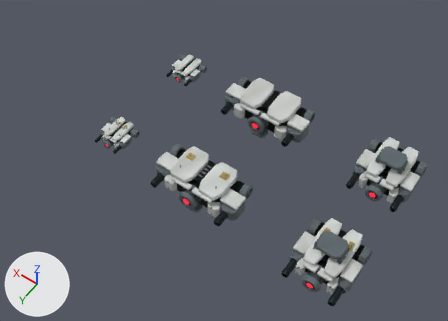
A saved change to the Blender file assets/characters/cultivation-security/cultivation-security.blend.
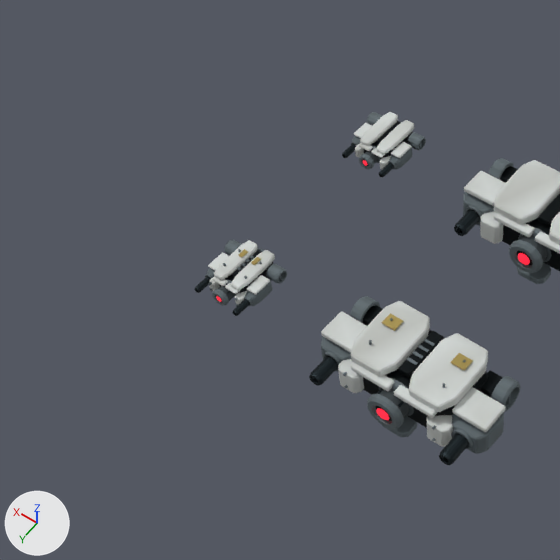
Each version is shown whole from a 50 mm lens placed at (-5.02, 9.43, 16.74), pointed at (2.8, -1.52, -0.46), then close up on the part from 0% to 61% of the width and 0% to 85% of the height. Every picture has the same lights, and +X, +Y and +Z are marked at lower left. The last two pictures show the newer version.

In view in the first close-up: 'CV_ground_distant_armour', 'CV_ground_distant_armourShadow', 'CV_ground_distant_mechanism', 'CV_ground_full_armour', 'CV_ground_full_armourShadow', 'CV_ground_full_barrel', 'CV_ground_full_mechanism', 'CV_lift_distant_armour', 'CV_lift_distant_armourShadow', 'CV_lift_full_armour', 'CV_lift_full_armourShadow' and 9 more.
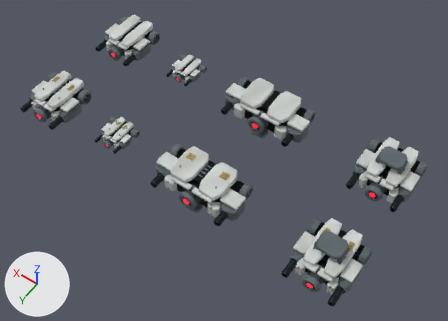
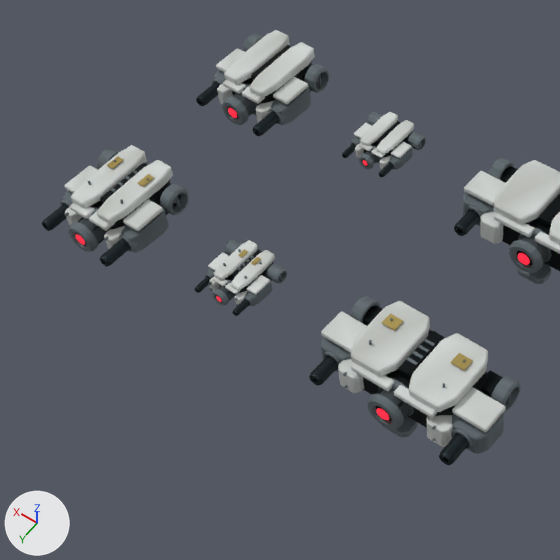
What differs and where, as boxes (x1, y1, x2, y2) in the close-ups (560 x 560 px):
'CV_quarantine_full_armour', added
    after: (64, 145, 173, 249)
'CV_quarantine_distant_armour', added
    after: (216, 30, 315, 122)
'CV_quarantine_full_armourShadow', added
    after: (60, 148, 189, 253)
'CV_quarantine_distant_armourShadow', added
    after: (212, 34, 329, 125)
'CV_quarantine_full_barrel', added
    after: (42, 204, 131, 267)
'CV_quarantine_distant_barrel', added
    after: (196, 82, 280, 136)
'CV_quarantine_full_mechanism', added (mostly hidden)
    after: (76, 163, 181, 244)
'CV_quarantine_distant_mechanism', added (mostly hidden)
    after: (229, 45, 322, 118)
'CV_quarantine_distant_RuntimePupilReference', added
    after: (228, 108, 237, 118)
'CV_quarantine_full_RuntimePupilReference', added
    after: (76, 234, 85, 245)

Patch to the scene script:
```diff
--- a/assets/characters/cultivation-security/cultivation-security.blend.py
+++ b/assets/characters/cultivation-security/cultivation-security.blend.py
@@ ob_cv_quarantine_distant_runtimepupilreference @@
+ob_cv_quarantine_distant_runtimepupilreference = bpy.data.objects.new('CV_quarantine_distant_RuntimePupilReference', me_sphere_007)  # a UV sphere (16 segments, 10 rings, poles along z) spanning x -0.11..0.11, y -0.11..0.11, z -0.11..0.11; in mat_cv_runtimepupilreference (red #ff243f, glowing red #ff243f)
+ob_cv_quarantine_distant_runtimepupilreference.parent = ob_cv_quarantine_distant
+ob_cv_quarantine_distant_runtimepupilreference.location = (0.0, 1.02, 0.0)
+ob_cv_quarantine_distant_runtimepupilreference.scale = (1.0, 0.22, 1.0)
@@ ob_cv_quarantine_distant @@
+ob_cv_quarantine_distant = bpy.data.objects.new('CV_quarantine_distant', None)
+ob_cv_quarantine_distant.location = (9.2, -4.0, 0.0)
@@ ob_cv_quarantine_distant_armourshadow @@
+ob_cv_quarantine_distant_armourshadow = bpy.data.objects.new('CV_quarantine_distant_armourShadow', me_cv_quarantine_distant_barrelseat)  # 588 vertices, 580 faces; spans x -0.92..0.92, y -0.95..1.04, z -0.32..0.4
+ob_cv_quarantine_distant_armourshadow.parent = ob_cv_quarantine_distant
+ob_cv_quarantine_distant_armourshadow.location = (0.0, 0.0, 0.0)
@@ ob_cv_quarantine_distant_barrel @@
+ob_cv_quarantine_distant_barrel = bpy.data.objects.new('CV_quarantine_distant_barrel', me_cv_quarantine_distant_hollowbarrelshroud)  # 168 vertices, 148 faces; spans x -0.83..0.83, y 0.53..1.16, z -0.11..0.11
+ob_cv_quarantine_distant_barrel.parent = ob_cv_quarantine_distant
+ob_cv_quarantine_distant_barrel.location = (0.0, 0.0, 0.0)
@@ ob_cv_quarantine_distant_armour @@
+ob_cv_quarantine_distant_armour = bpy.data.objects.new('CV_quarantine_distant_armour', me_cv_quarantine_distant_brow)  # 312 vertices, 330 faces; spans x -0.91..0.91, y -0.91..0.81, z -0.23..0.53
+ob_cv_quarantine_distant_armour.parent = ob_cv_quarantine_distant
+ob_cv_quarantine_distant_armour.location = (0.0, 0.0, 0.0)
@@ ob_cv_quarantine_distant_mechanism @@
+ob_cv_quarantine_distant_mechanism = bpy.data.objects.new('CV_quarantine_distant_mechanism', me_cv_quarantine_distant_castchassis)  # 192 vertices, 178 faces; spans x -0.78..0.78, y -0.85..0.96, z -0.32..0.45
+ob_cv_quarantine_distant_mechanism.parent = ob_cv_quarantine_distant
+ob_cv_quarantine_distant_mechanism.location = (0.0, 0.0, 0.0)
@@ ob_cv_quarantine_full_runtimepupilreference @@
+ob_cv_quarantine_full_runtimepupilreference = bpy.data.objects.new('CV_quarantine_full_RuntimePupilReference', me_sphere_006)  # a UV sphere (16 segments, 10 rings, poles along z) spanning x -0.11..0.11, y -0.11..0.11, z -0.11..0.11; in mat_cv_runtimepupilreference (red #ff243f, glowing red #ff243f)
+ob_cv_quarantine_full_runtimepupilreference.parent = ob_cv_quarantine_full
+ob_cv_quarantine_full_runtimepupilreference.location = (0.0, 1.02, 0.0)
+ob_cv_quarantine_full_runtimepupilreference.scale = (1.0, 0.22, 1.0)
@@ ob_cv_quarantine_full @@
+ob_cv_quarantine_full = bpy.data.objects.new('CV_quarantine_full', None)
+ob_cv_quarantine_full.location = (9.2, 0.0, 0.0)
@@ ob_cv_quarantine_full_armourshadow @@
+ob_cv_quarantine_full_armourshadow = bpy.data.objects.new('CV_quarantine_full_armourShadow', me_cv_quarantine_full_barrelseat)  # 1208 vertices, 1156 faces; spans x -0.92..0.92, y -0.95..1.04, z -0.32..0.57
+ob_cv_quarantine_full_armourshadow.parent = ob_cv_quarantine_full
+ob_cv_quarantine_full_armourshadow.location = (0.0, 0.0, 0.0)
@@ ob_cv_quarantine_full_barrel @@
+ob_cv_quarantine_full_barrel = bpy.data.objects.new('CV_quarantine_full_barrel', me_cv_quarantine_full_hollowbarrelshroud)  # 392 vertices, 356 faces; spans x -0.83..0.83, y 0.53..1.16, z -0.2..0.2
+ob_cv_quarantine_full_barrel.parent = ob_cv_quarantine_full
+ob_cv_quarantine_full_barrel.location = (0.0, 0.0, 0.0)
@@ ob_cv_quarantine_full_armour @@
+ob_cv_quarantine_full_armour = bpy.data.objects.new('CV_quarantine_full_armour', me_cv_quarantine_full_brow)  # 360 vertices, 382 faces; spans x -0.91..0.91, y -0.91..0.81, z -0.23..0.55
+ob_cv_quarantine_full_armour.parent = ob_cv_quarantine_full
+ob_cv_quarantine_full_armour.location = (0.0, 0.0, 0.0)
@@ ob_cv_quarantine_full_mechanism @@
+ob_cv_quarantine_full_mechanism = bpy.data.objects.new('CV_quarantine_full_mechanism', me_cv_quarantine_full_castchassis)  # 408 vertices, 382 faces; spans x -0.81..0.81, y -0.85..0.96, z -0.32..0.45
+ob_cv_quarantine_full_mechanism.parent = ob_cv_quarantine_full
+ob_cv_quarantine_full_mechanism.location = (0.0, 0.0, 0.0)
```
